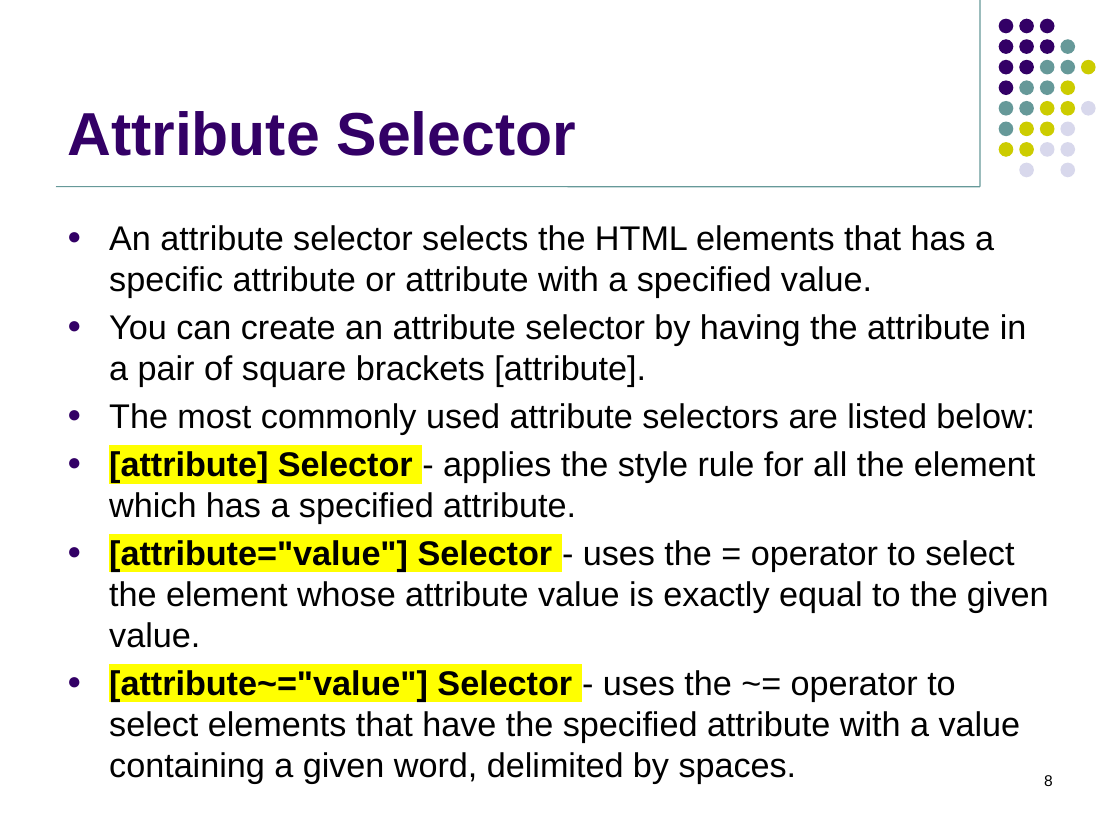
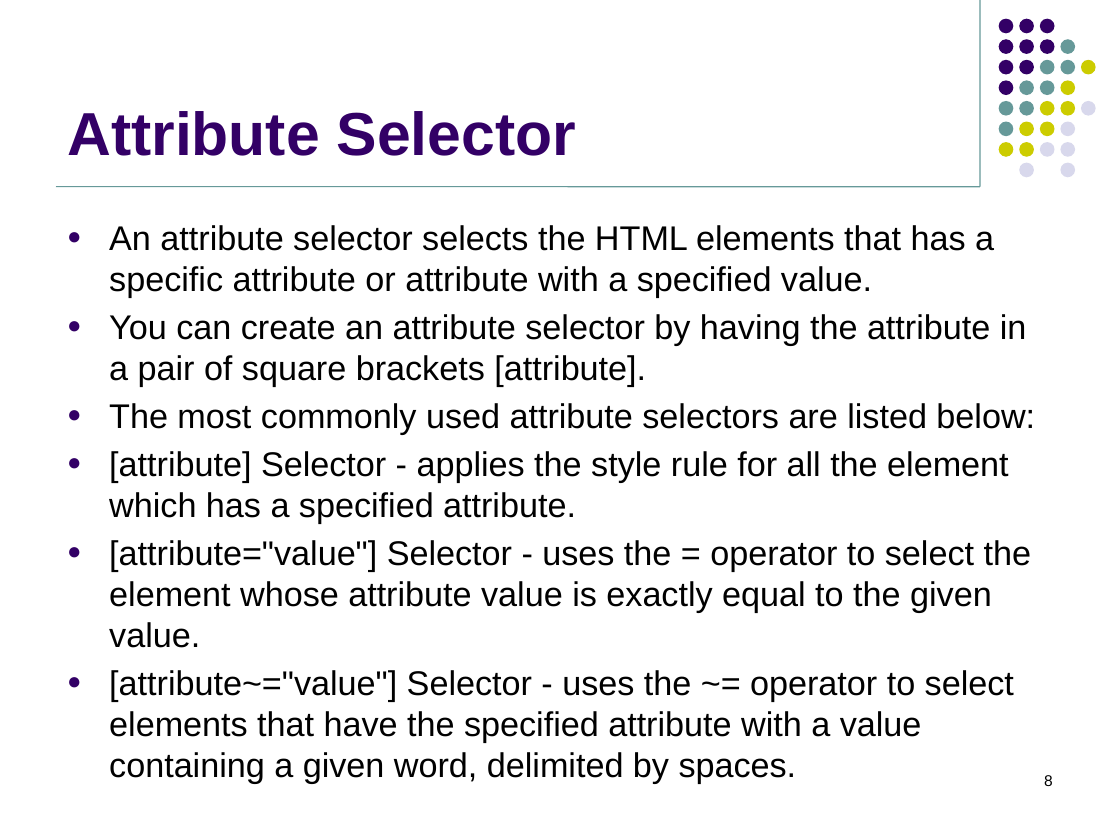
Before and after one commit to jasdhiratrevature/TrainingSlides, a slide deck: slide 8 of HTML/03_CSS_Selectors.pptx. Drawn at 1120x840 pixels with LibreOffice and Linux fonts; fonts in the diff are those of the drawing; background and template pictures are left out. Boxes give left, top, right and bottom in pixels: in the first picture for what was removed or moved away, otherwise in the second. Text is boxed around its words. In the diff, an @@ line names an element or a change of style, - is before the commit and + after.

```diff
--- a/HTML/03_CSS_Selectors.pptx
+++ b/HTML/03_CSS_Selectors.pptx
@@ text at (109, 451, 1031, 742): highlight #FFFF00 to none, bold off in "[attribute] Selector", "[attribute="value"] Selector", "[attribute~="value"] Selector" @@
```
Also in this commit, not shown: 1 other slide changed, 8 slides added.
